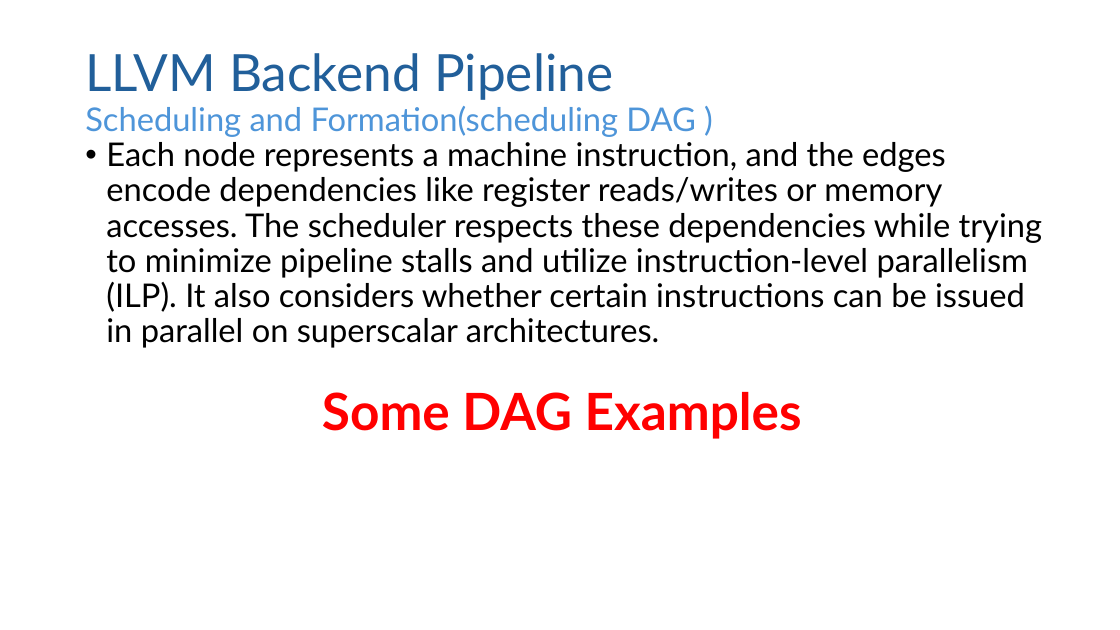
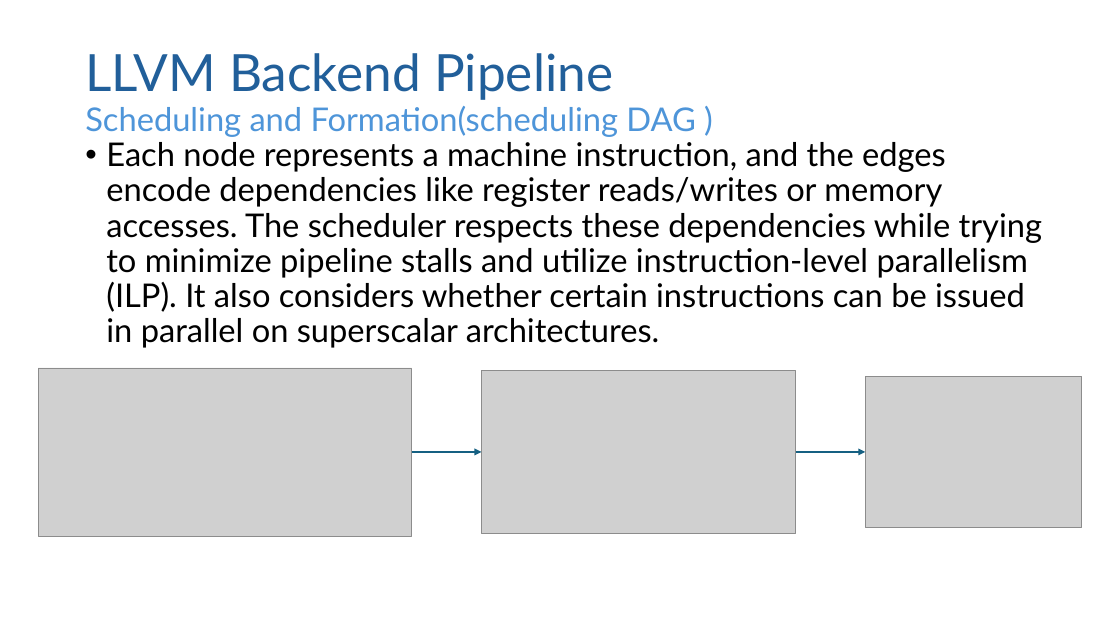
Before and after one commit to Mohamed-Ashraf0/LLVM, a slide deck: slide 12 of week3/slides/Week3-LLVM -Backend.pptx. Drawn at 1120x630 pixels with LibreOffice and Linux fonts; fonts in the diff are those of the drawing; grey boxes stand for pictures. Boxes give left, top, right and bottom in pixels: in the first picture for what was removed or moved away, otherwise in the second. Text is boxed around its words. In the diff, an @@ line names an element or a change of style, - is before the commit and + after.

```diff
--- a/week3/slides/Week3-LLVM -Backend.pptx
+++ b/week3/slides/Week3-LLVM -Backend.pptx
@@ picture added at bbox=[38, 368, 412, 536] @@
@@ picture added at bbox=[481, 371, 796, 534] @@
@@ picture added at bbox=[865, 376, 1082, 528] @@
@@ text removed at bbox=[322, 392, 802, 439] @@
-Some DAG Examples
@@ arrow added from (412, 452) to (481, 452), #156082 1.5 pt @@
@@ arrow added from (796, 452) to (865, 452), #156082 1.5 pt @@
```
Also in this commit, not shown: 5 other slides changed, 1 slide added, 2 slides removed.
